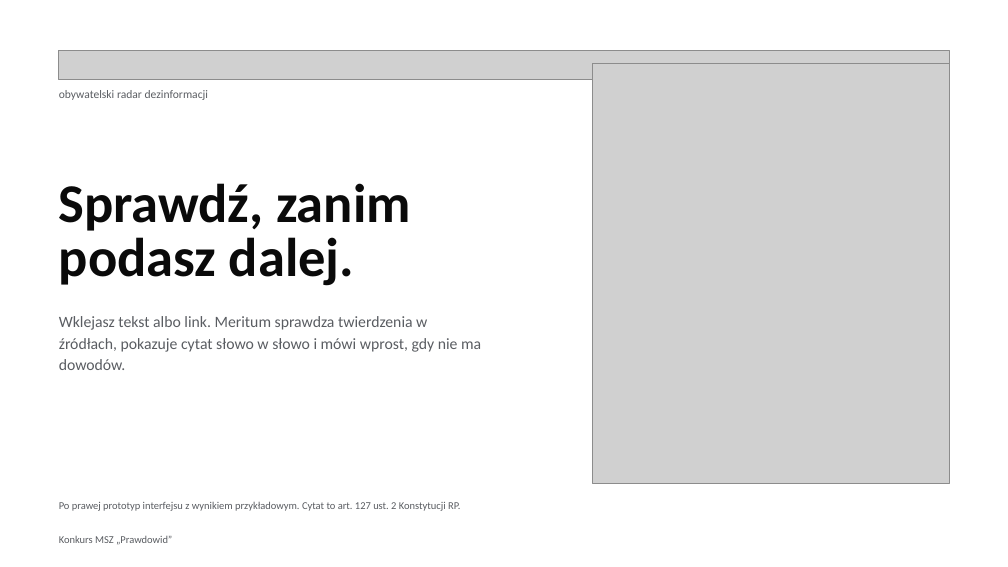
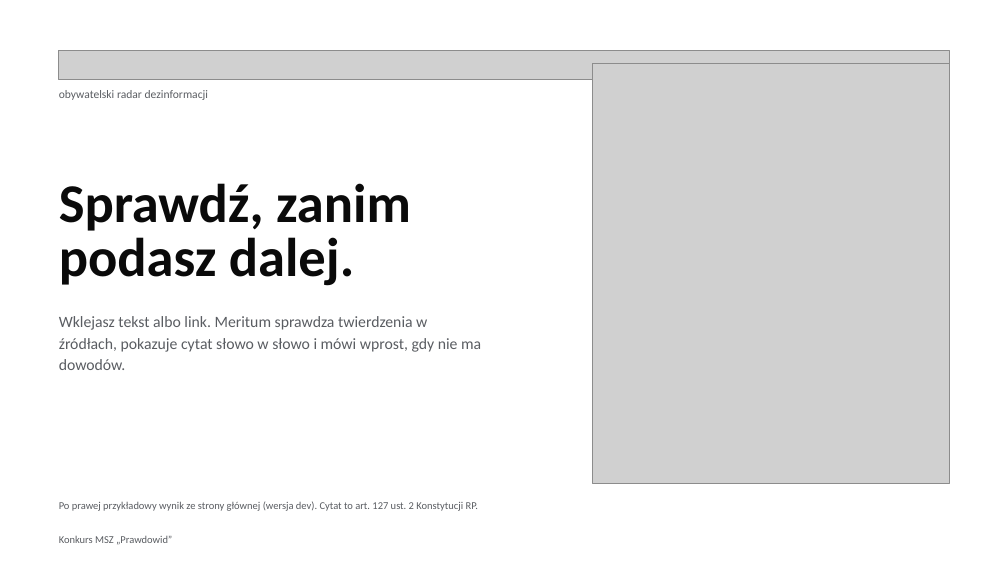
Before and after one commit to Meritum-HackNation2026/meritum-marketing, a slide deck: slide 1 of deck/meritum-deck.pptx. Drawn at 1008x567 pixels with LibreOffice and Linux fonts; fonts in the diff are those of the drawing; grey boxes stand for pictures. Boxes give left, top, right and bottom in pixels: in the first picture for what was removed or moved away, otherwise in the second. Text is boxed around its words. In the diff, an @@ line names an element or a change of style, - is before the commit and + after.

Commit message:
feat(deck): slajdy 1 i 3 pokazują scalone strony z wersji dev (#14)
Strona główna i „Sprawdź informację” są już na develop w meritum-frontend,
więc zrzuty na slajdzie tytułowym i na slajdzie o użytkownikach pochodzą
z meritum-dev.gburek.app. Pasek postępu i strona wyniku zostają z prototypu
i tak są podpisane.

```diff
--- a/deck/meritum-deck.pptx
+++ b/deck/meritum-deck.pptx
@@ text at [59,501,478,511]: text changed @@
-Po prawej prototyp interfejsu z wynikiem przykładowym. Cytat to art. 127 ust. 2 Konstytucji RP.
+Po prawej przykładowy wynik ze strony głównej (wersja dev). Cytat to art. 127 ust. 2 Konstytucji RP.
```
Also in this commit, not shown: 11 other files.
